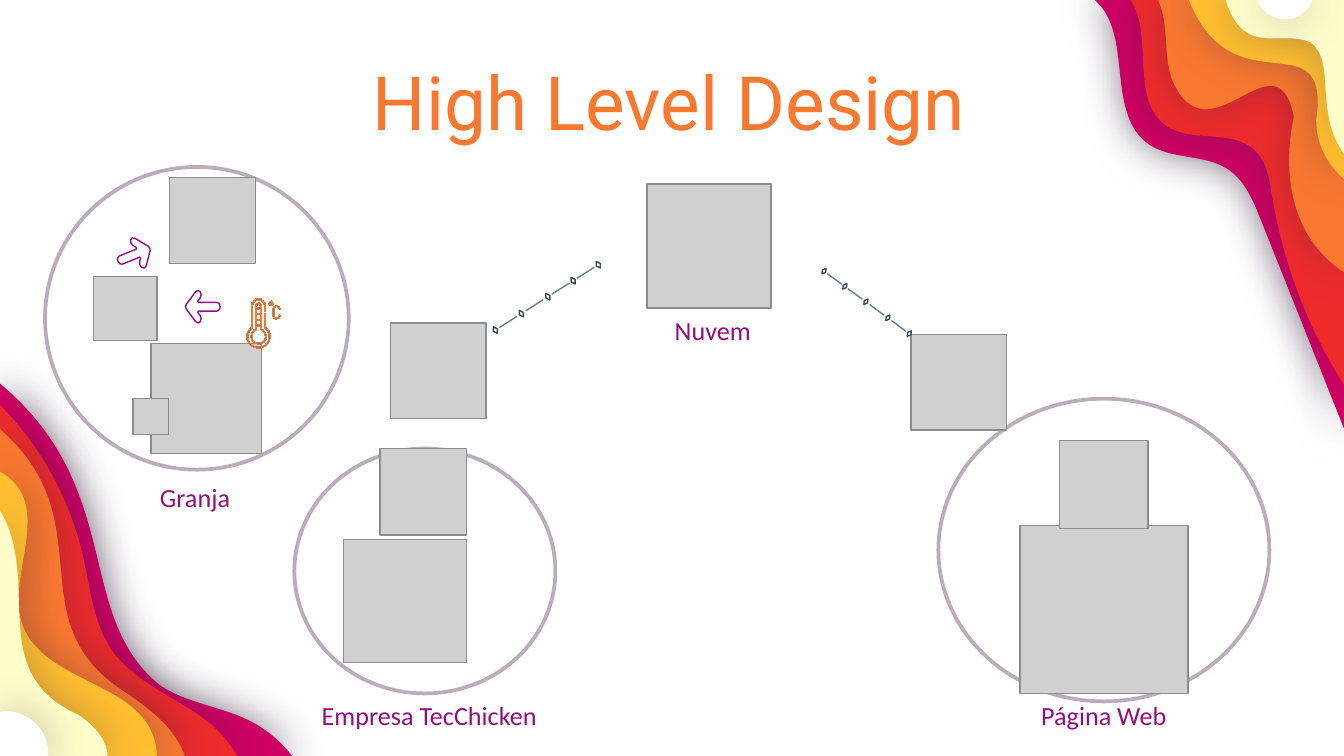
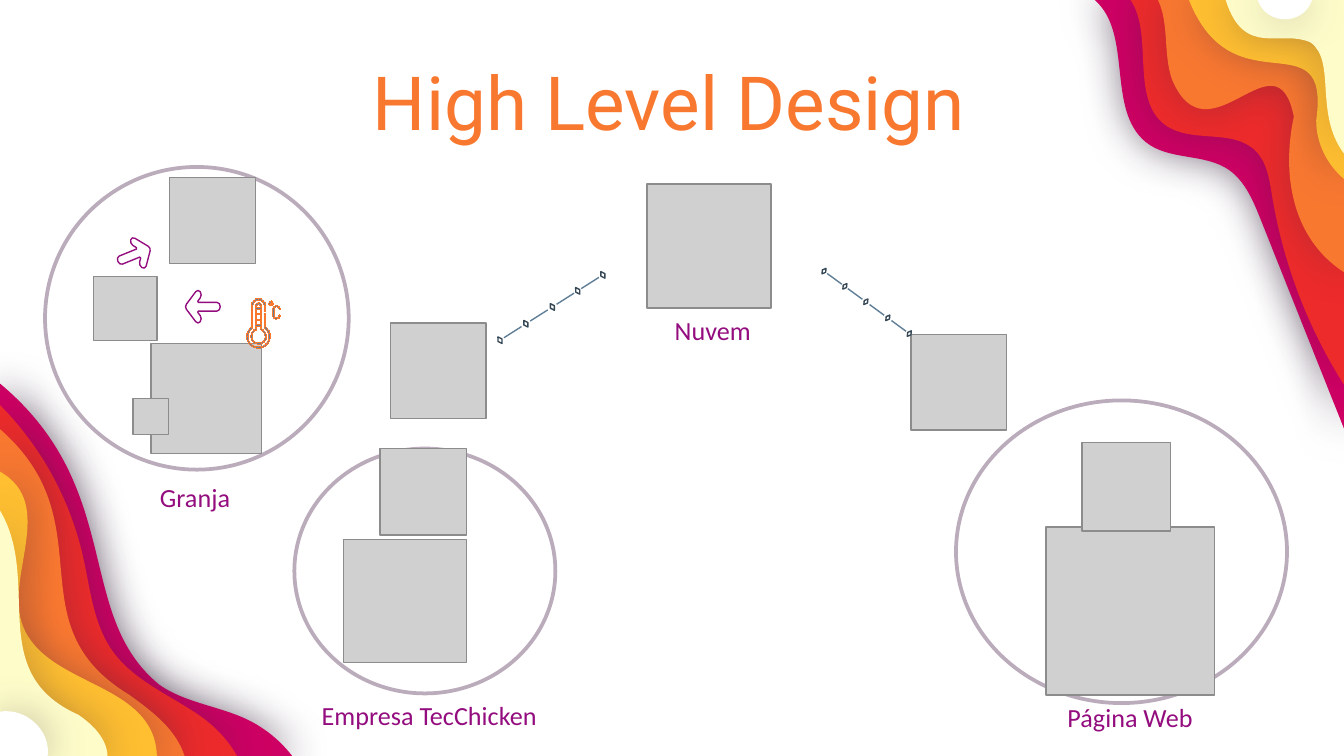
Before and after one commit to GustavoQuaresma/TECCHICKEN-DOCUMENTACAO, a slide deck: slide 16 of SPRINT2/slide pi.pptx. Drawn at 1344x756 pixels with LibreOffice and Linux fonts; fonts in the diff are those of the drawing; grey boxes stand for pictures. Boxes give left, top, right and bottom in pixels: in the first picture for what was removed or moved away, otherwise in the second. Text is boxed around its words. In the diff, an @@ line names an element or a change of style, - is before the commit and + after.

Commit message:
arrumei o ppt

```diff
--- a/SPRINT2/slide pi.pptx
+++ b/SPRINT2/slide pi.pptx
@@ 5 diamonds, 4 lines: place and size @@
-5 diamonds, 4 lines at [491, 260, 601, 335]
+5 diamonds, 4 lines at [495, 271, 607, 345]
@@ ellipse: place and size @@
-ellipse at [938, 399, 1269, 702]
+ellipse at [956, 401, 1286, 703]
@@ picture: place and size @@
-picture at [1060, 441, 1149, 530]
+picture at [1082, 442, 1171, 531]
@@ picture: place and size @@
-picture at [1020, 526, 1188, 694]
+picture at [1046, 527, 1214, 695]
@@ text "Página Web": place and size @@
-text "Página Web" at [1041, 707, 1166, 730]
+text "Página Web" at [1067, 709, 1192, 732]
```
Also in this commit, not shown: 1 other file.
